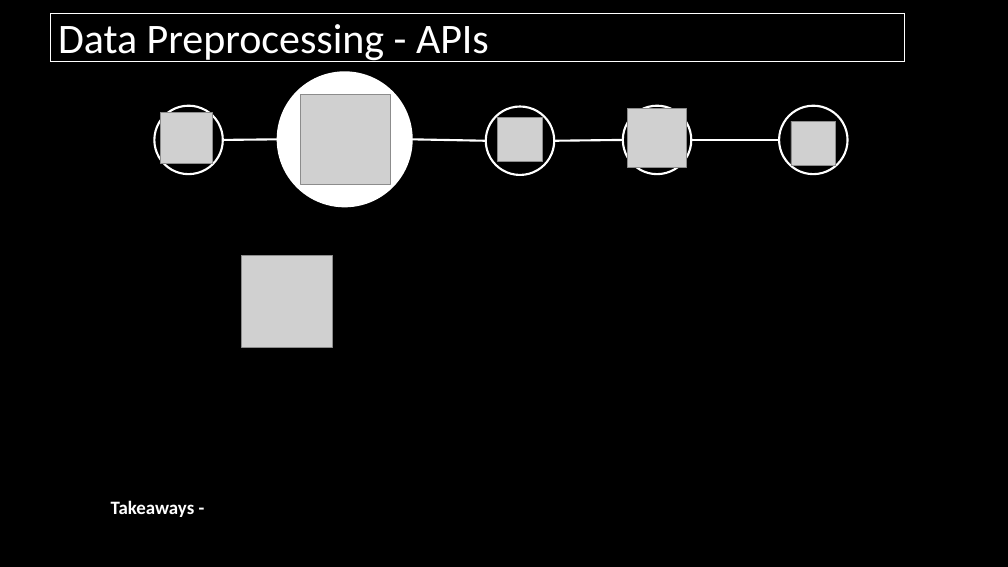
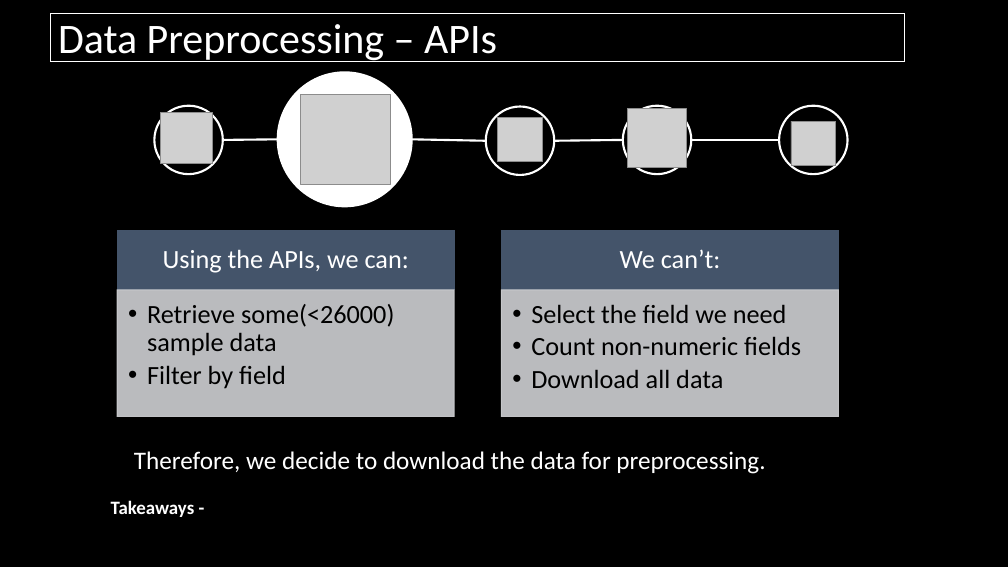
Before and after one commit to Nntraveler/CDSSHackathon, a slide deck: slide 5 of Hackathon.pptx. Drawn at 1008x567 pixels with LibreOffice and Linux fonts; fonts in the diff are those of the drawing; grey boxes stand for pictures. Boxes give left, top, right and bottom in pixels: in the first picture for what was removed or moved away, otherwise in the second. Text is boxed around its words. In the diff, an @@ line names an element or a change of style, - is before the commit and + after.

Commit message:
update slides

```diff
--- a/Hackathon.pptx
+++ b/Hackathon.pptx
@@ text in rectangle at [58,24,497,62]: text changed @@
-Data Preprocessing - APIs
+Data Preprocessing – APIs
@@ picture removed at [241,256,333,347] @@
@@ group added at [117,231,839,416]: 4 rectangles, 4 texts @@
+Using the APIs, we can:
+  • Retrieve some(<26000) sample data
+  • Filter by field
+We can’t:
+  • Select the field we need
+  • Count non-numeric fields
+  • Download all data
@@ text added at [134,451,765,474], 24 pt, text #FFFFFF @@
+Therefore, we decide to download the data for preprocessing.
```
Also in this commit, not shown: 1 other slide changed, 1 other file.
